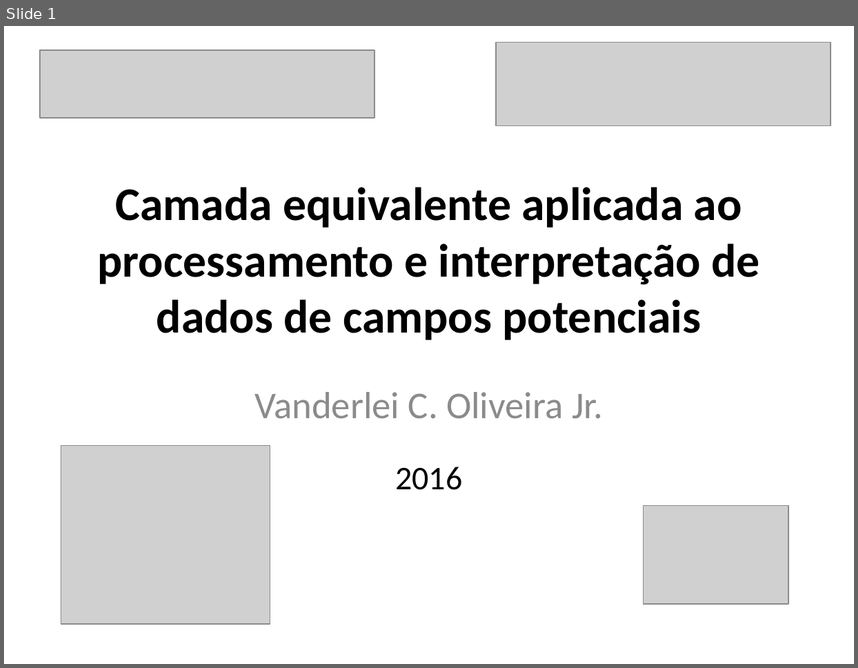
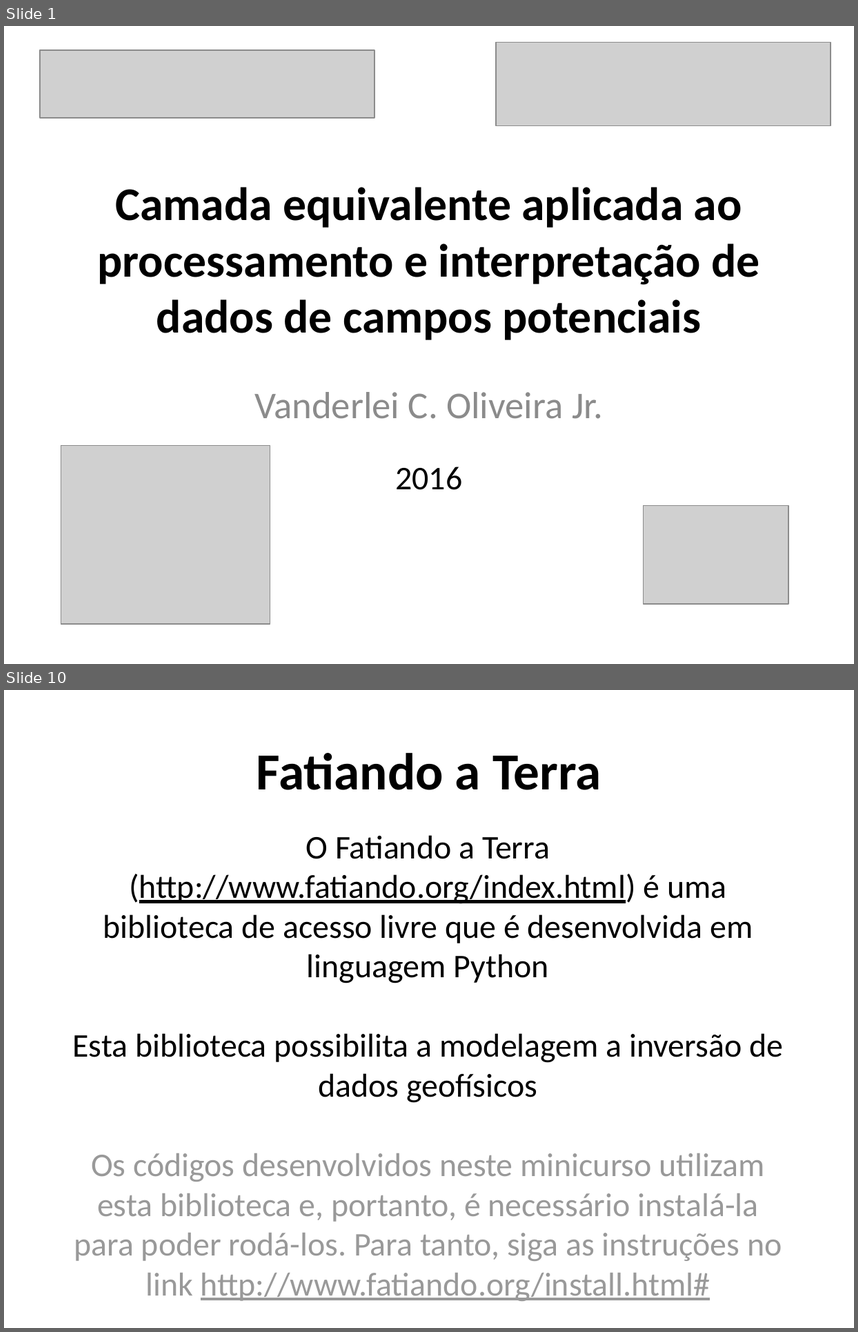
Before and after one commit to pinga-lab/CE-VII-SimBGf-2016, a slide deck: slides/1_apresentacao.pptx. Shown one above the other, each under a label of ours: slide 1 before the commit, slides 1 and 10 after it; the slides between them are not shown. The pictures are 858x668 and 858x1332 pixels, drawn with LibreOffice and Linux fonts; fonts in the diff are those of the drawing; grey boxes stand for pictures. Boxes give left, top, right and bottom in pixels: in the first picture for what was removed or moved away, otherwise in the second. Text is boxed around its words. In the diff, an @@ line names an element or a change of style, - is before the commit and + after.

```diff
--- a/slides/1_apresentacao.pptx
+++ b/slides/1_apresentacao.pptx
@@ slide 10 added at bbox=[4, 690, 854, 1328], background #FFFFFF @@
@@ title added at bbox=[257, 753, 602, 790], 44 pt, text #000000, bold @@
+Fatiando a Terra
@@ text added at bbox=[73, 835, 783, 1301], 28 pt, text #000000 @@
+O Fatiando a Terra (http://www.fatiando.org/index.html) é uma biblioteca de acesso livre que é desenvolvida em linguagem Python
+Esta biblioteca possibilita a modelagem a inversão de dados geofísicos
+Os códigos desenvolvidos neste minicurso utilizam esta biblioteca e, portanto, é necessário instalá-la para poder rodá-los. Para tanto, siga as instruções no link http://www.fatiando.org/install.html#
@@ rectangle added at bbox=[15, 1133, 825, 1308], fill #FFFFFF at 60% opacity @@
```
Also in this commit, not shown: 5 slides changed, 9 other slides added, 10 slides removed, 2 other files.
